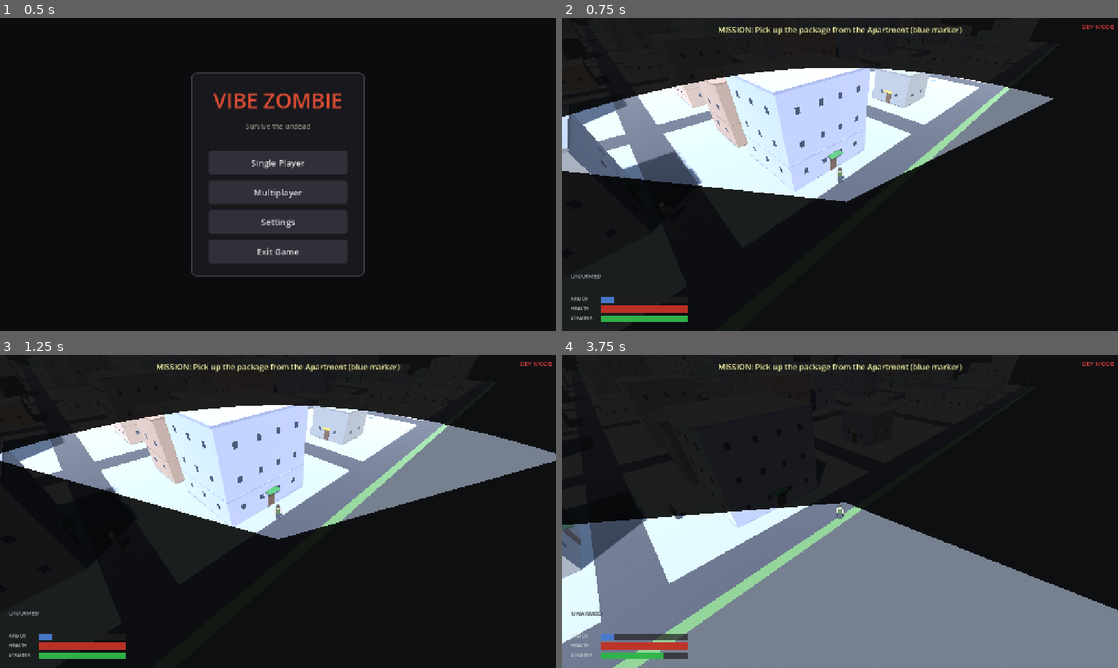
Above: before the commit, frames 1-4 (two rows, left to right).
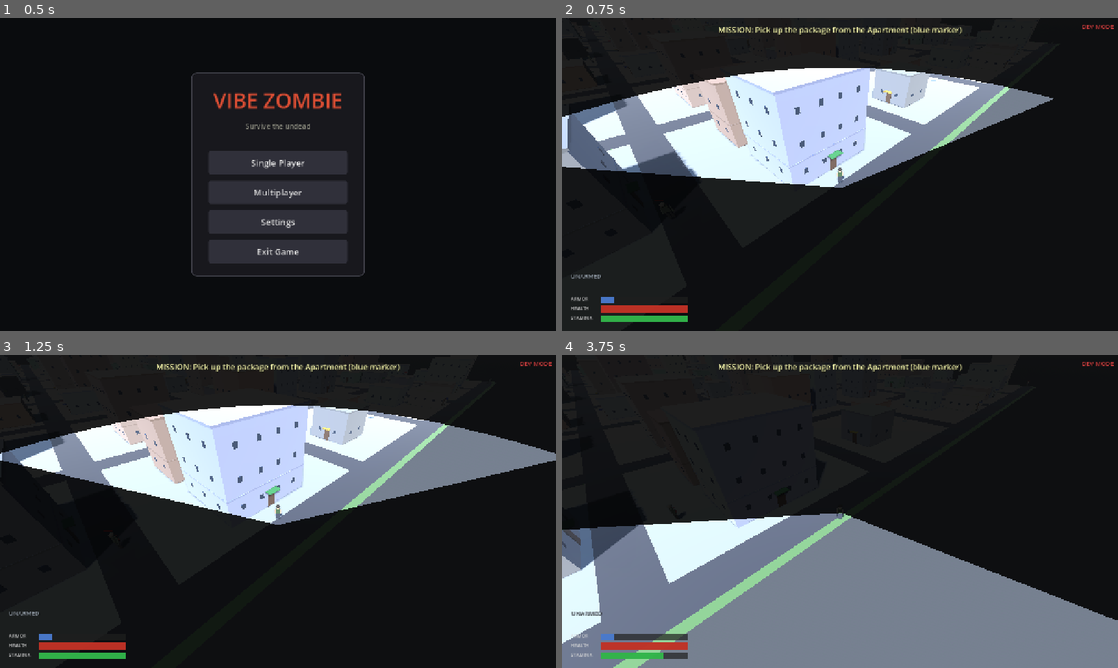
Above: after the commit, the same moments.

Repository: shaoqian2001/vibe-zombie
Game: Godot game, scene res://scenes/TitleMenu.tscn
Two runs of this game, one before a commit and one after it. Both use one fixed random seed, a clock stepped at 60 frames per second and the inputs below.
Inputs (mouse positions are in pixels of both pictures, inside the frame that each line leads up to):
- Up to frame 1 (0.5 s): no input
- Up to frame 2 (0.75 s): click "Single Player" at 0.5 s
- Up to frame 3 (1.25 s): no input
- Up to frame 4 (3.75 s): move the mouse to (962, 495) at 1.27 s; hold D (move_right) 1.28-2.03 s; hold F (interact) 1.28-2.03 s; move the mouse to (728, 527) at 2.02 s; hold S (move_backward) 2.03-2.78 s; click (728, 527) at 2.1 s; move the mouse to (895, 442) at 2.77 s; hold D (move_right) 2.78-3.53 s; hold Shift (sprint) 2.78-3.53 s; move the mouse to (812, 574) at 3.52 s; hold W (move_forward) from 3.53 s (still down); tap 1 (weapon_1) at 3.6 s

Frame 1 is identical in both runs. In frame 2, 2.4% of the frame differs, in the area x 0-88%, y 26-59%; in frame 3, 2.4%; in frame 4, 2.9%, in the area x 0-100%, y 47-85%.

Commit message:
Reduce FOV center_back_offset from 3 to 1 for natural look

Diff:
--- a/scripts/fov_overlay.gd
+++ b/scripts/fov_overlay.gd
@@ -11,8 +11,9 @@
 @export var fov_degrees: float = 145.0
 @export var view_distance: float = 50.0
 ## World-unit distance to move the cone apex behind the player so the
-## character model is fully visible inside the sector.
-@export var center_back_offset: float = 3.0
+## character model is fully visible inside the sector. Keep this just large
+## enough to cover the player's half-depth — any more looks unnatural.
+@export var center_back_offset: float = 1.0
 
 const ARC_SEGMENTS := 32
 const N_VERTS := ARC_SEGMENTS + 2  # 1 center + (ARC_SEGMENTS + 1) arc pts = 34
